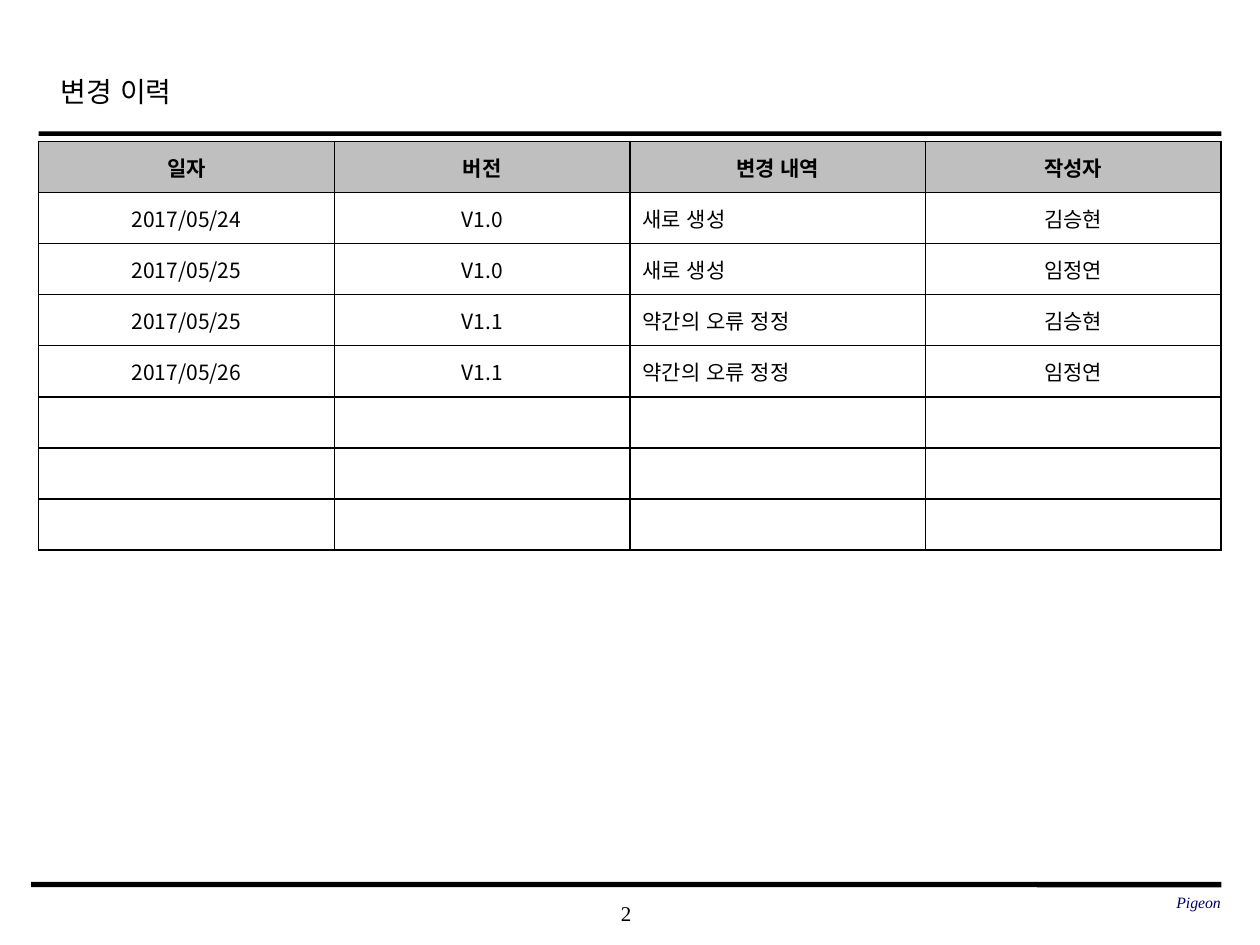
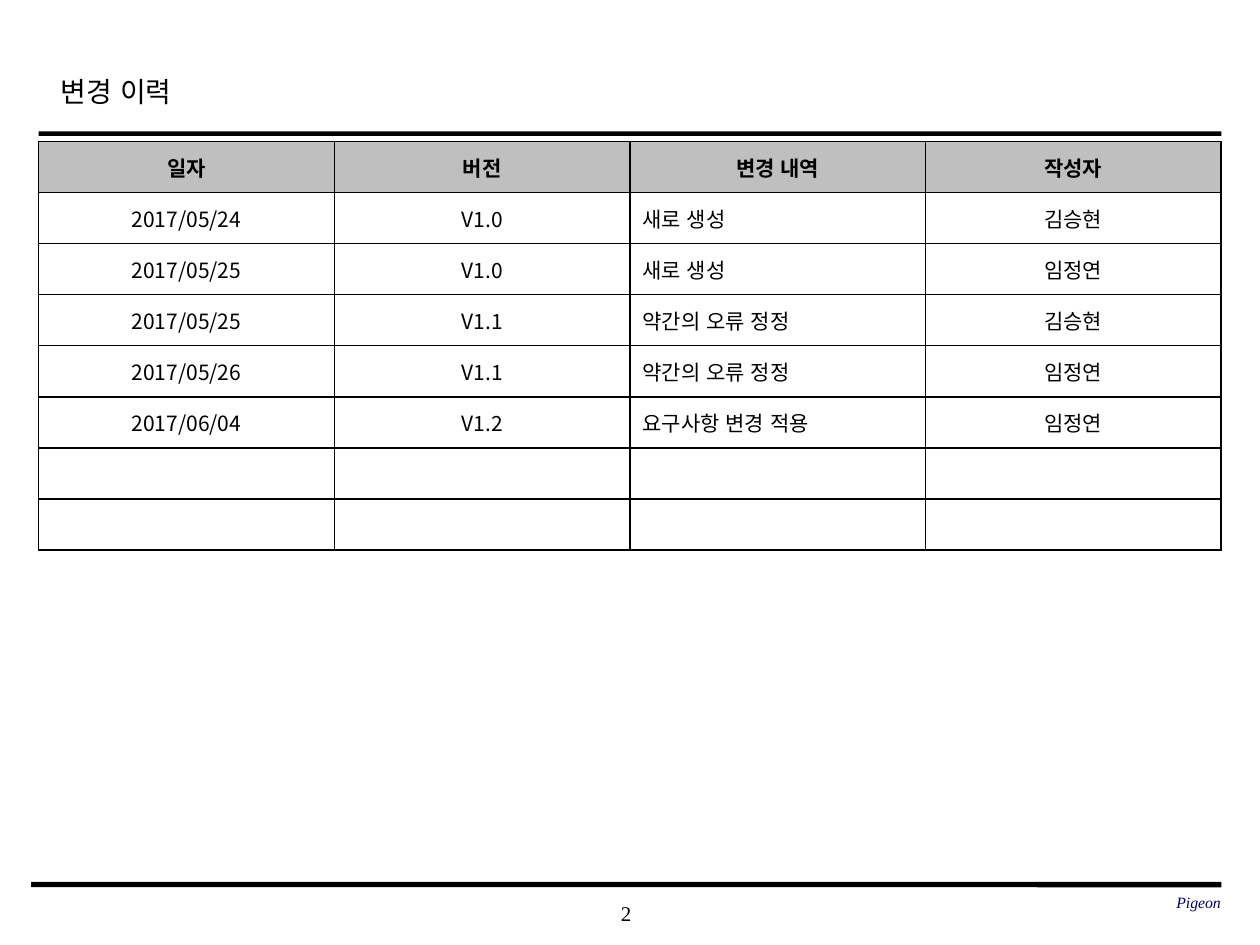
Before and after one commit to SE-admin/9, a slide deck: slide 2 of doc/3_ 설계서/Class Design_9_pigeon.pptx. Drawn at 1260x945 pixels with LibreOffice and Linux fonts; fonts in the diff are those of the drawing; background and template pictures are left out. Boxes give left, top, right and bottom in pixels: in the first picture for what was removed or moved away, otherwise in the second. Text is boxed around its words. In the diff, an @@ line names an element or a change of style, - is before the commit and + after.

Commit message:
# 서류 # Class Design_9_pigeon.pptx # 4p # 요구사항 변경으로 인한 설계서 변경 # 전반적인 형태 수정

```diff
--- a/doc/3_ 설계서/Class Design_9_pigeon.pptx
+++ b/doc/3_ 설계서/Class Design_9_pigeon.pptx
@@ table at box(39, 141, 1223, 549) @@
+row 6: 2017/06/04 | V1.2 | 요구사항 변경 적용 | 임정연
-row 8:  |  |  | 
```
Also in this commit, not shown: 2 other slides changed, 2 slides added, 2 slides removed.
